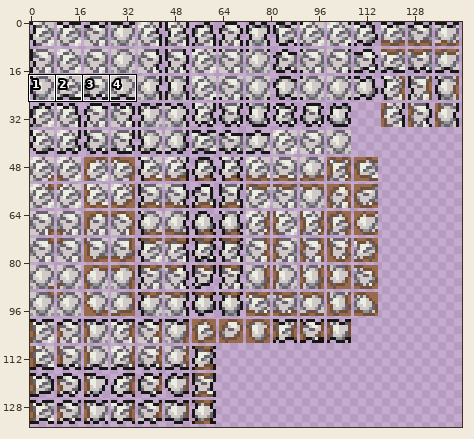
Two states of a sprite sheet, Tiles/Purified/StonePure.png. The picture above shows the old version from afar; the outline marks the close-up.
Close-up. First the earlier version:
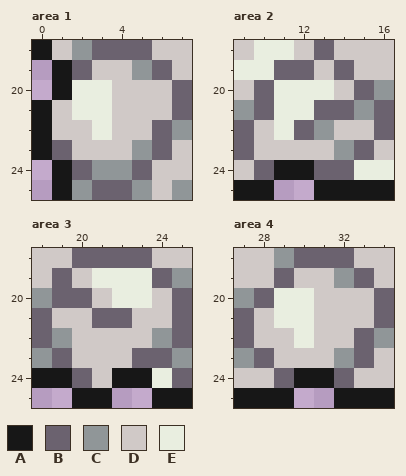
The file is 288x270 pixels, drawn in blocks of 2x2; one block is one cell here. Shown: area 1: x 0..7, y 18..25; area 2: x 9..16, y 18..25; area 3: x 18..25, y 18..25; area 4: x 27..34, y 18..25. The commit also changed other parts of the picture, which this record leaves out.
Palette (. is transparent): A #171717  B #6b626f  C #909698  D #d0c9c7  E #e9eee0
Pixels before, area 1, first column x 0:
18 ADCBBBDD
19 .ABDDCBD
20 .AEEDDDB
21 ADEEDDDB
22 ADDEDDBC
23 ABDDDCBD
24 .ABCCBDD
25 .ACBBCDC
Pixels before, area 2, first column x 9:
18 DEEDBDDD
19 EEBBDBDD
20 DBEEEDBC
21 CBEEBBCB
22 BDEBCDDB
23 BDDDDCBD
24 DBAABBEE
25 AA..AAAA
Pixels before, area 3, first column x 18:
18 DDBBBBDD
19 DBDEEEBC
20 CBBDEEDB
21 BDDBBDDB
22 BCDDDDCB
23 CBDDDBBC
24 AABDAAEB
25 ..AA..AA
Pixels before, area 4, first column x 27:
18 DDCBBBDD
19 DDBDDCBD
20 CBEEDDDB
21 BDEEDDDB
22 BDDEDDBC
23 CBDDDCBD
24 DDBAABDD
25 AAA..AAA
The same view after the edit:
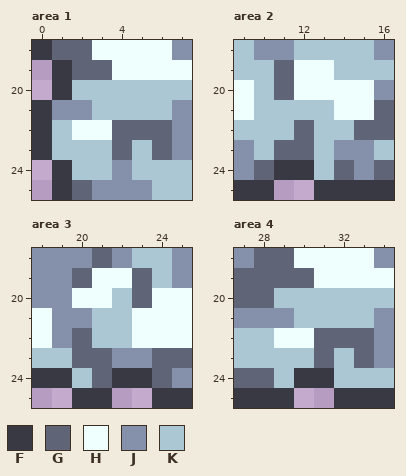
Colours new in this view: F #393944  G #606477  H #eefffe  J #8591ab  K #aac7d3
Edits made:
Changed rows in their new state; - is an unchanged pixel.
Area 1:
first column x 0:
18 FGGHHHHJ
19 -FGGHHHH
20 -FKKKKKK
21 FJJKKKKJ
22 FKHHGGGJ
23 FKKKGKGJ
24 -FKKJKKK
25 -FGJJJKK
Area 2:
first column x 9:
18 KJJKKKKJ
19 KKGHHKKK
20 HKGHHHHJ
21 HKKKKHHG
22 KKKGKKGG
23 JKGGKJJK
24 JGFFKGJG
25 FF--FFFF
Area 3:
first column x 18:
18 JJJGJKKJ
19 JJGHHGKJ
20 JJHHKGHH
21 HJJKKHHH
22 HJGKKHHH
23 KKGGJJGG
24 FFKGFFGJ
25 --FF--FF
Area 4:
first column x 27:
18 JGGHHHHJ
19 GGGGHHHH
20 GGKKKKKK
21 JJJKKKKJ
22 KKHHGGGJ
23 KKKKGKGJ
24 GGKFFKKK
25 FFF--FFF
Changed places in both close-ups, as pixel boxes (x1, y1, x2, y2):
changed: (32, 40, 192, 200)
changed: (234, 40, 394, 200)
changed: (32, 248, 192, 408)
changed: (234, 248, 394, 408)
